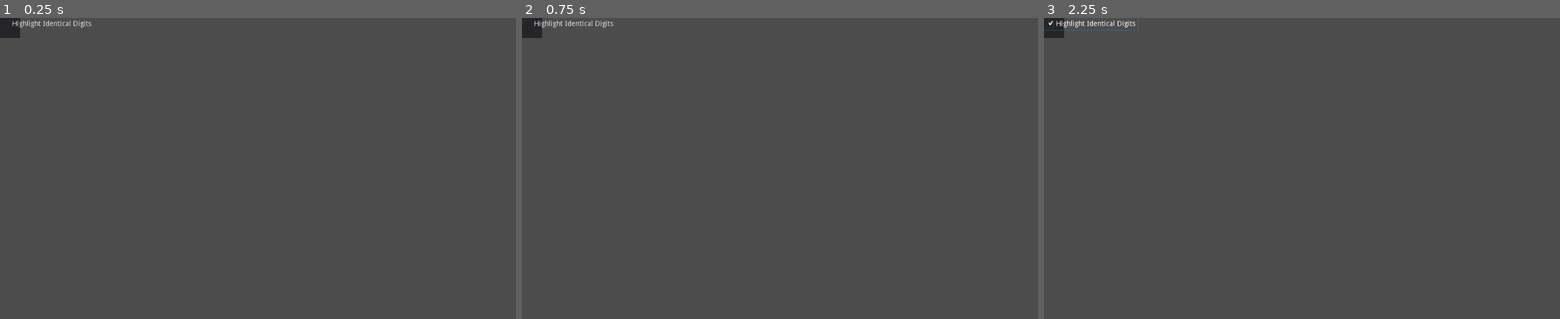
Above: before the commit, frames 1-3 (left to right).
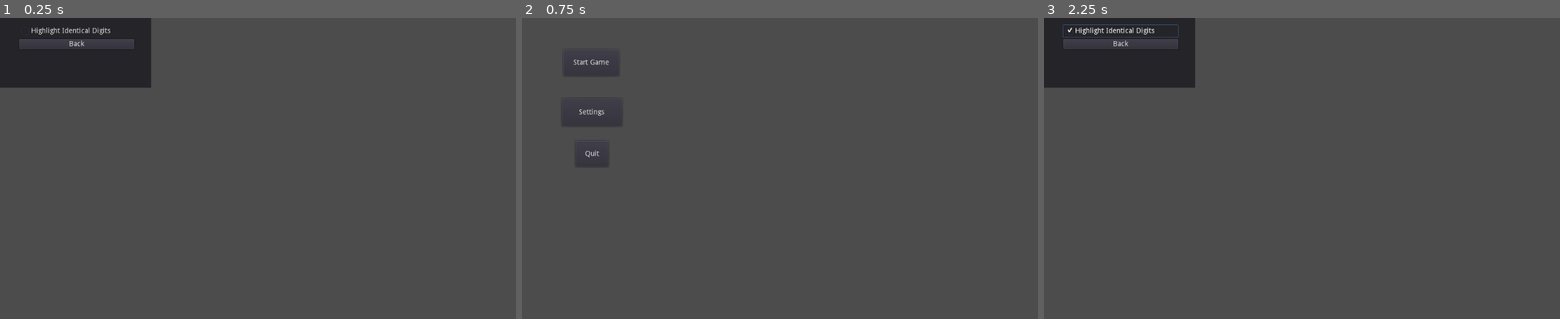
Above: after the commit, the same moments.

Repository: UnrealisticDino/sudoku
Game: Godot game, scene res://Settings.tscn
Same seed, same stepped clock (60 frames per second), same inputs: the game is played once before the commit and once after it. The project has no main scene, so this scene is started directly.
Inputs (mouse positions are in pixels of both pictures, inside the frame that each line leads up to):
- Up to frame 1 (0.25 s): no input
- Up to frame 2 (0.75 s): click (599, 45) at 0.5 s, where only the run after the commit has a clickable "Back"
- Up to frame 3 (2.25 s): click (1116, 111) at 1.25 s, where only the run after the commit has a clickable "Settings"; click "Highlight Identical Digits" at 2 s

The runs differ from the first frame. In frame 1, 5.8% of the frame differs, in the area x 0-30%, y 0-24%; in frame 2, 0.5%; in frame 3, 5.8%.
Error before the commit: Parse Error: Unexpected token: Identifier:highlight_identical_digits_checkbox (res://Settings.gd:14)

Commit message:
add highlight next

Diff:
--- /dev/null
+++ b/GoToMainMenu.gd
@@ -0,0 +1,10 @@
+# GoToMainMenu
+extends Button
+
+func _ready():
+	# Connect the "pressed" signal to the _on_StartButton_pressed function
+	connect("pressed", self, "_on_StartButton_pressed")
+
+func _on_StartButton_pressed():
+	# Change the scene to GameScene.tscn when the button is pressed
+	get_tree().change_scene("res://MainMenu.tscn")
--- /dev/null
+++ b/GoToSettings.gd
@@ -0,0 +1,10 @@
+# GoToSettings
+extends Button
+
+func _ready():
+	# Connect the "pressed" signal to the _on_StartButton_pressed function
+	connect("pressed", self, "_on_StartButton_pressed")
+
+func _on_StartButton_pressed():
+	# Change the scene to GameScene.tscn when the button is pressed
+	get_tree().change_scene("res://Settings.tscn")
--- /dev/null
+++ b/MainMenu.tscn
@@ -0,0 +1,31 @@
+[gd_scene load_steps=3 format=2]
+
+[ext_resource path="res://StartGame.gd" type="Script" id=1]
+[ext_resource path="res://GoToSettings.gd" type="Script" id=2]
+
+[node name="Control" type="Control"]
+margin_right = 40.0
+margin_bottom = 40.0
+
+[node name="StartGame" type="Button" parent="."]
+margin_left = 82.0
+margin_top = 63.0
+margin_right = 193.0
+margin_bottom = 116.0
+text = "Start Game"
+script = ExtResource( 1 )
+
+[node name="Settings" type="Button" parent="."]
+margin_left = 79.0
+margin_top = 160.0
+margin_right = 199.0
+margin_bottom = 216.0
+text = "Settings"
+script = ExtResource( 2 )
+
+[node name="Quit" type="Button" parent="."]
+margin_left = 106.0
+margin_top = 245.0
+margin_right = 172.0
+margin_bottom = 297.0
+text = "Quit"
--- a/PuzzleGenerator.gd
+++ b/PuzzleGenerator.gd
@@ -26,7 +26,19 @@
 func solve_grid(grid):
 	var empty_cell = find_empty_cell(grid)
 	if empty_cell == null:
-		return true
+		return true # Puzzle is solved
+
+	var row = empty_cell[0]
+	var col = empty_cell[1]
+
+	for num in range(1, 10):
+		if is_safe_to_place_number(grid, row, col, num):
+			grid[row][col] = num
+			if solve_grid(grid):
+				return true # Continue if the solution is found
+			grid[row][col] = 0 # Backtrack if no solution is found
+
+	return false # Trigger backtracking
 
 func find_empty_cell(grid):
 	for row in range(9):
--- a/Settings.gd
+++ b/Settings.gd
@@ -2,7 +2,7 @@
 extends Panel
 
 # Nodes
-onready var highlight_identical_digits_checkbox = $HighlightIdenticalDigits
+onready var highlight_identical_digits_checkbox = $VBoxContainer/HighlightIdenticalDigits
 
 # Config file for saving settings
 var config = ConfigFile.new()
@@ -11,7 +11,8 @@
 	# Load settings when the scene starts
 	load_settings()
 
-highlight_identical_digits_checkbox.connect("toggled", self, "_on_highlight_identical_digits_toggled")
+	# Connect the signal inside the _ready function
+	highlight_identical_digits_checkbox.connect("toggled", self, "_on_highlight_identical_digits_toggled")
 
 func _on_highlight_identical_digits_toggled(enabled):
 	# Save the highlight identical digits setting
--- a/Settings.tscn
+++ b/Settings.tscn
@@ -1,17 +1,27 @@
-[gd_scene load_steps=2 format=2]
+[gd_scene load_steps=3 format=2]
 
 [ext_resource path="res://Settings.gd" type="Script" id=1]
+[ext_resource path="res://GoToMainMenu.gd" type="Script" id=2]
 
 [node name="Settings" type="Panel"]
-margin_right = 40.0
-margin_bottom = 40.0
+margin_right = 300.0
+margin_bottom = 139.0
 script = ExtResource( 1 )
 
 [node name="VBoxContainer" type="VBoxContainer" parent="."]
-margin_right = 186.0
-margin_bottom = 40.0
+margin_left = 38.0
+margin_top = 14.0
+margin_right = 266.0
+margin_bottom = 105.0
 
 [node name="HighlightIdenticalDigits" type="CheckBox" parent="VBoxContainer"]
-margin_right = 186.0
+margin_right = 228.0
 margin_bottom = 24.0
 text = "Highlight Identical Digits"
+
+[node name="GoToMainMenu" type="Button" parent="VBoxContainer"]
+margin_top = 28.0
+margin_right = 228.0
+margin_bottom = 48.0
+text = "Back"
+script = ExtResource( 2 )
--- /dev/null
+++ b/StartGame.gd
@@ -0,0 +1,10 @@
+# StartGame.gd
+extends Button
+
+func _ready():
+	# Connect the "pressed" signal to the _on_StartButton_pressed function
+	connect("pressed", self, "_on_StartButton_pressed")
+
+func _on_StartButton_pressed():
+	# Change the scene to GameScene.tscn when the button is pressed
+	get_tree().change_scene("res://GameScene.tscn")
--- a/SudokuGrid.gd
+++ b/SudokuGrid.gd
@@ -1,14 +1,13 @@
 #SudokuGrid
 extends GridContainer
 var selected_cell = null
+var highlight_identical_digits = false
 
 onready var puzzle_generator = preload("res://PuzzleGenerator.tscn").instance()
 
 func _ready():
 	randomize()
-
-	# Load the Subgrid scene and instantiate it multiple times for the Sudoku grid
-	var subgrid_scene = preload("res://Subgrid.tscn")
+	var subgrid_scene = preload("res://Subgrid.tscn") # Load the Subgrid scene
 	for i in range(9):
 		var subgrid_container = Control.new()
 		subgrid_container.rect_min_size = Vector2(190, 190) # Set the size of the container, including padding
@@ -20,19 +19,17 @@
 			spacer.rect_min_size = Vector2(10, 0) # Set the size of the spacer
 			add_child(spacer)
 
-	# Use the puzzle_generator to generate the puzzle
+	# Create an instance of the PuzzleGenerator scene
+	var puzzle_generator_scene = preload("res://PuzzleGenerator.tscn")
+	var puzzle_generator = puzzle_generator_scene.instance()
+
+	# Generate the full grid and create a puzzle with clues
 	var full_grid = puzzle_generator.generate_full_grid()
 	var clues = 30 # Adjust this number for different difficulty levels
 	var puzzle = puzzle_generator.generate_puzzle(full_grid, clues)
+
+	# Display the puzzle on the grid
 	display_puzzle(puzzle)
-
-	# Connect the selected signal from each cell to the _on_Cell_selected function
-	for i in range(get_child_count()):
-		var subgrid_container = get_child(i)
-		var subgrid = subgrid_container.get_child(0)
-		for j in range(subgrid.get_child_count()):
-			var cell = subgrid.get_child(j)
-			cell.connect("selected", self, "_on_Cell_selected")
 
 func _input(event):
 	if event is InputEventKey and event.pressed:
@@ -44,13 +41,13 @@
 					selected_cell.text = str(number)
 					update_game_state(selected_cell, number)
 
+func update_game_state(cell, number):
+	# Update the game state based on the selected cell and input number
+	# You can add logic here to check for a win condition, update scores, etc.
+	pass
+
 func _on_Cell_mouse_entered(cell):
 	selected_cell = cell
-
-func update_game_state(cell, number):
-	# Check if the Sudoku puzzle is solved
-	if validate_sudoku():
-		print("Congratulations! You've solved the puzzle!")
 
 func is_valid_input(cell, number):
 	var index = -1
@@ -78,21 +75,6 @@
 	new_text = str(new_text)
 	if new_text != "" and (int(new_text) < 1 or int(new_text) > 9):
 		cell.text = ""
-
-func validate_sudoku():
-	# Check rows
-	for row in range(9):
-		if not validate_group(get_cells_in_row(row)):
-			return false
-	# Check columns
-	for col in range(9):
-		if not validate_group(get_cells_in_column(col)):
-			return false
-	# Check 3x3 subgrids
-	for subgrid in range(9):
-		if not validate_group(get_cells_in_subgrid(subgrid)):
-			return false
-	return true
 
 func get_cells_in_row(row):
 	var cells = []
@@ -127,28 +109,6 @@
 			cells.append(cell.text)
 	return cells
 
-func validate_group(cells):
-	# Check that the cells contain no duplicate numbers
-	var numbers = []
-	for cell in cells:
-		if cell != "" and cell in numbers:
-			return false
-		elif cell != "":
-			numbers.append(cell)
-	return true
-
-	var row = empty_cell[0]
-	var col = empty_cell[1]
-
-	for num in range(1, 10):
-		if is_safe_to_place_number(grid, row, col, num):
-			grid[row][col] = num
-			if solve_grid(grid):
-				return true
-			grid[row][col] = 0
-
-	return false
-
 func display_puzzle(puzzle):
 	for row in range(9):
 		for col in range(9):
@@ -173,3 +133,19 @@
 			else:
 				line_edit.text = ""
 				line_edit.editable = true  # Empty cells are editable by the player
+
+func _on_Cell_selected(cell):
+	selected_cell = cell
+	if highlight_identical_digits:
+		highlight_identical_cells(cell.text)
+
+func highlight_identical_cells(number):
+	for i in range(get_child_count()):
+		var subgrid_container = get_child(i)
+		var subgrid = subgrid_container.get_child(0)
+		for j in range(subgrid.get_child_count()):
+			var cell = subgrid.get_child(j)
+			if cell.text == number:
+				cell.add_color_override("font_color", Color(1, 0, 0)) # Highlight in red
+			else:
+				cell.add_color_override("font_color", Color(0, 0, 0)) # Reset to black
